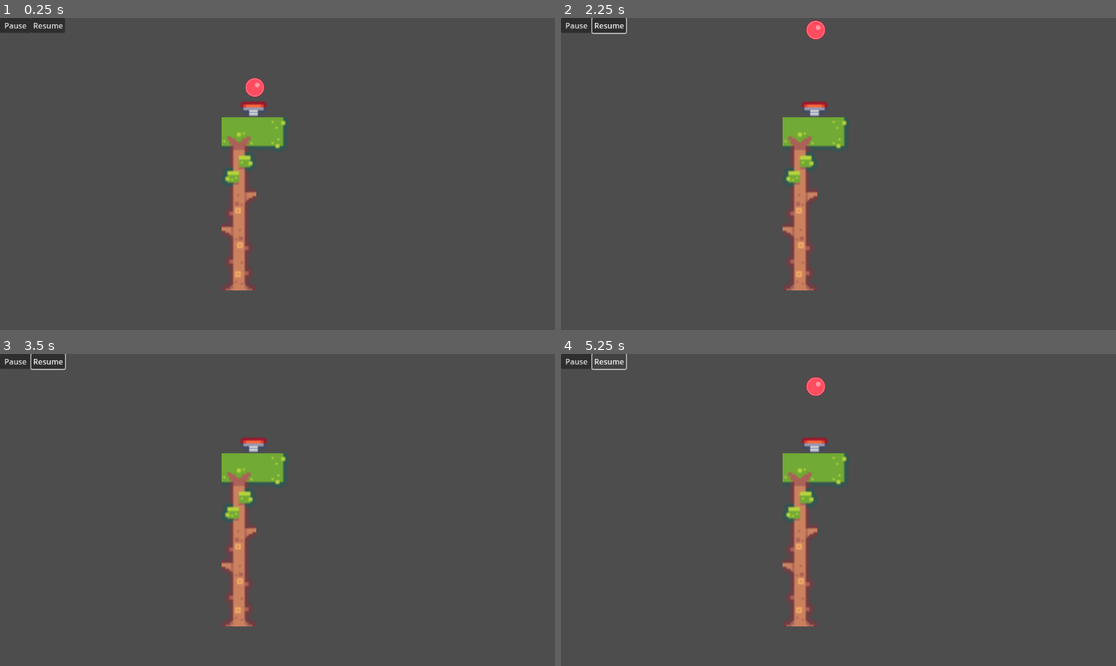
Above: before the commit, frames 1-4 (two rows, left to right).
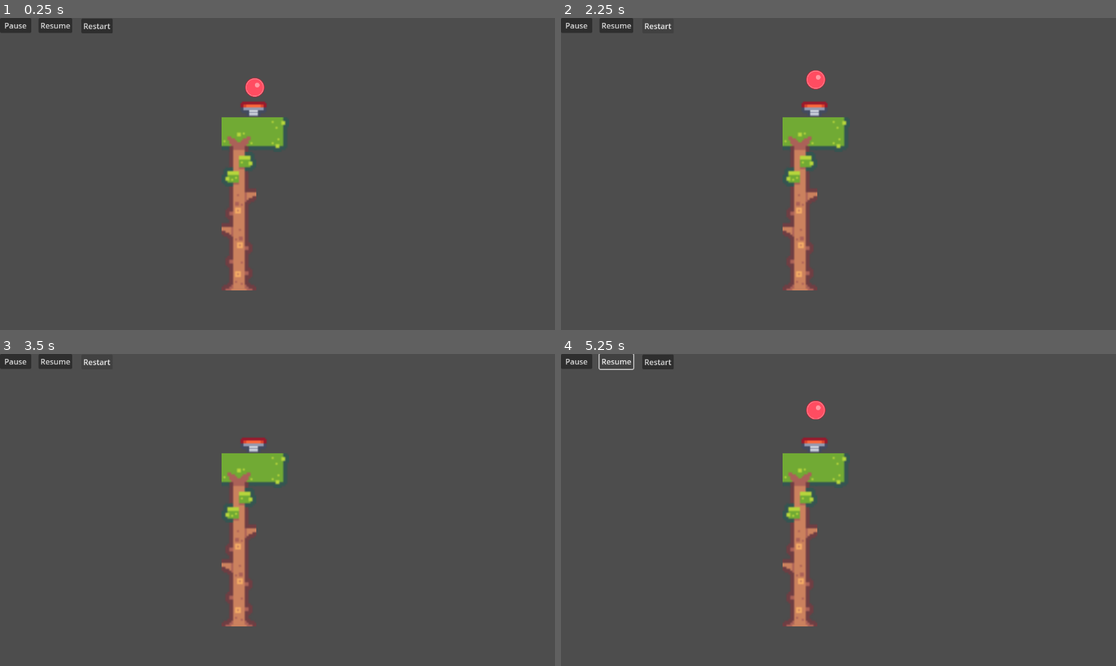
Above: after the commit, the same moments.

Repository: davidjmstewart/inyago
Game: Godot game, scene res://DemoLevel.tscn
Two runs of this game, one before a commit and one after it. Both use one fixed random seed, a clock stepped at 60 frames per second and the inputs below.
Inputs (mouse positions are in pixels of both pictures, inside the frame that each line leads up to):
- Up to frame 1 (0.25 s): no input
- Up to frame 2 (2.25 s): click "Pause" at 0.5 s; click "Resume" at 1.25 s; click (655, 27) at 2 s, where only the run after the commit has a clickable "Restart"
- Up to frame 3 (3.5 s): click (94, 363) at 2.75 s, where only the run after the commit has a clickable "Restart"
- Up to frame 4 (5.25 s): click (655, 363) at 3.5 s, where only the run after the commit has a clickable "Restart"; click "Resume" at 4.25 s; click "Resume" at 5 s

The runs differ from the first frame. In frame 1, 0.4% of the frame differs, in the area x 5-21%, y 0-5%; in frame 2, 0.6%; in frame 3, 0.2%; in frame 4, 0.7%, in the area x 5-48%, y 0-21%.

Commit message:
Added restart button.

Diff:
--- a/game_src/DemoLevel.gd
+++ b/game_src/DemoLevel.gd
@@ -64,10 +64,10 @@
 
 func _on_button_pressed():
 	get_tree().paused = true
-	pass # Replace with function body.
+
+func _on_resume_pressed():
+	get_tree().paused = false
 
 
-func _on_resume_pressed():
-	print('pressed')
-	get_tree().paused = false
-	pass # Replace with function body.
+func _on_restart_pressed():
+	get_tree().reload_current_scene()
--- a/game_src/DemoLevel.tscn
+++ b/game_src/DemoLevel.tscn
@@ -37,8 +37,8 @@
 text = "Pause"
 
 [node name="Resume" type="Button" parent="."]
-offset_left = 65.0
-offset_right = 135.0
+offset_left = 80.0
+offset_right = 150.0
 offset_bottom = 31.0
 text = "Resume"
 
@@ -46,5 +46,13 @@
 position = Vector2(527, 176)
 interaction_state = 1
 
+[node name="Restart" type="Button" parent="."]
+offset_left = 169.0
+offset_top = 1.0
+offset_right = 234.0
+offset_bottom = 32.0
+text = "Restart"
+
 [connection signal="pressed" from="Pause" to="." method="_on_button_pressed"]
 [connection signal="pressed" from="Resume" to="." method="_on_resume_pressed"]
+[connection signal="pressed" from="Restart" to="." method="_on_restart_pressed"]
